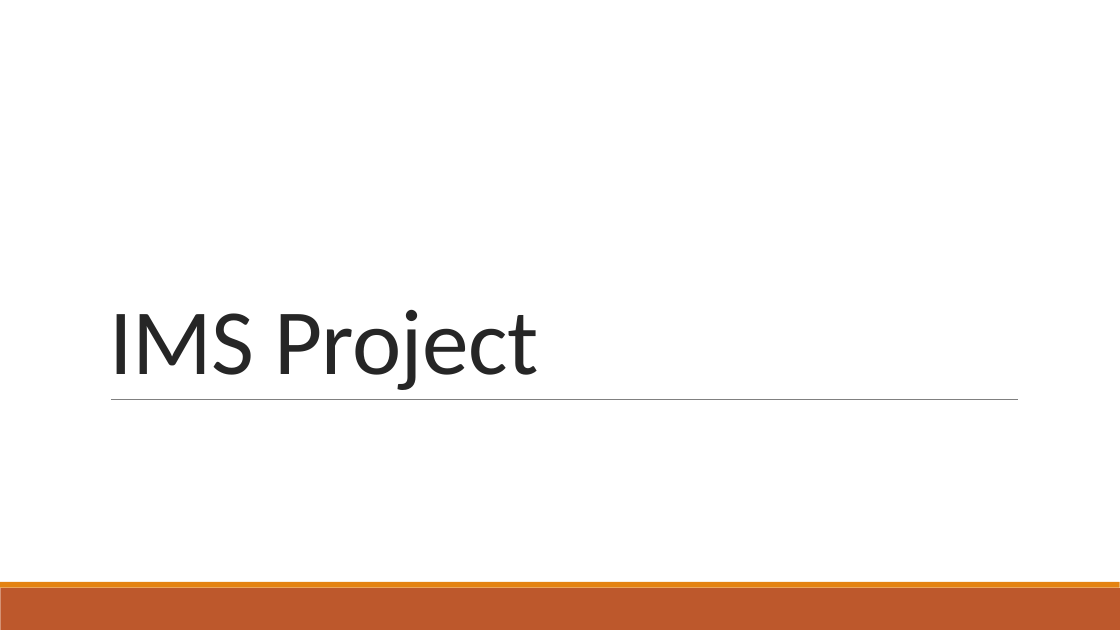
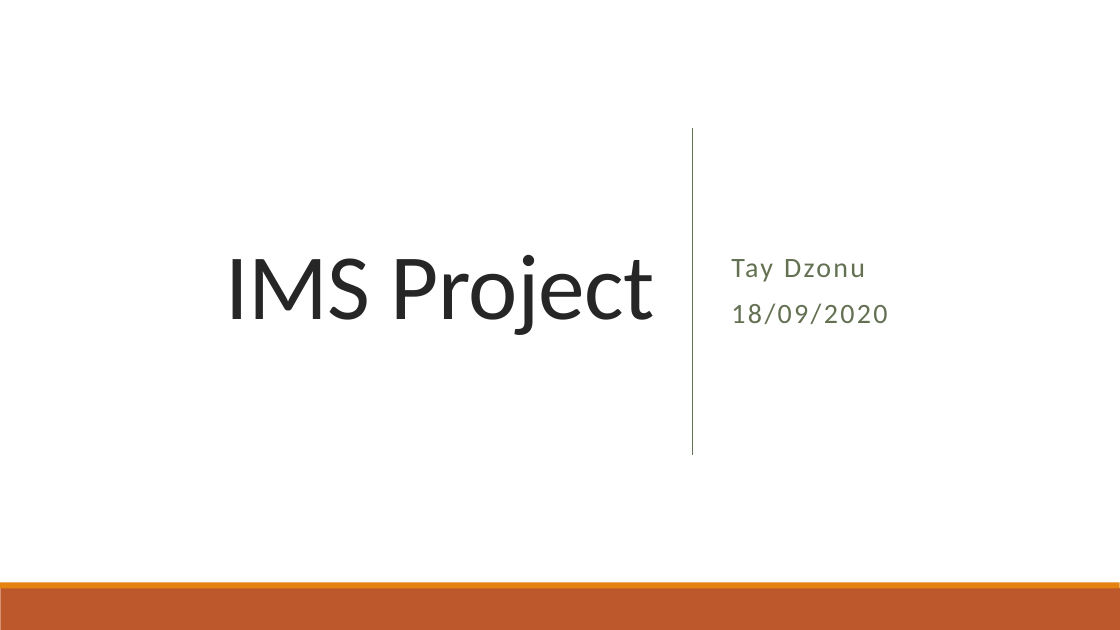
Before and after one commit to Tay-Dz/IMS-Starter, a slide deck: slide 1 of IMS Documentation/IMS presentation.pptx. Drawn at 1120x630 pixels with LibreOffice and Linux fonts; fonts in the diff are those of the drawing. Boxes give left, top, right and bottom in pixels: in the first picture for what was removed or moved away, otherwise in the second. Text is boxed around its words. In the diff, an @@ line names an element or a change of style, - is before the commit and + after.

```diff
--- a/IMS Documentation/IMS presentation.pptx
+++ b/IMS Documentation/IMS presentation.pptx
@@ rectangle added at [0, 0, 1120, 630], fill #FFFFFF @@
@@ title "IMS Project": place and size @@
-title "IMS Project" at [109, 310, 538, 390]
+title "IMS Project" at [225, 255, 654, 335]
@@ title "IMS Project" at [225, 255, 654, 335]: alignment left to right; vertical alignment bottom to middle @@
@@ line added from (692, 128) to (692, 455), #637052 1 pt @@
@@ subtitle added at [731, 259, 887, 324], 24 pt, text #637052 @@
+Tay Dzonu
+18/09/2020
@@ line removed from (111, 399) to (1018, 399) @@
@@ rectangle removed at [0, 588, 1120, 630] @@
@@ rectangle removed at [0, 582, 1120, 588] @@
@@ rectangle added at [0, 588, 1120, 630], fill #BD582C @@
@@ rectangle added at [0, 582, 1120, 588], fill #E48312 @@
```
Also in this commit, not shown: 3 other slides changed.
